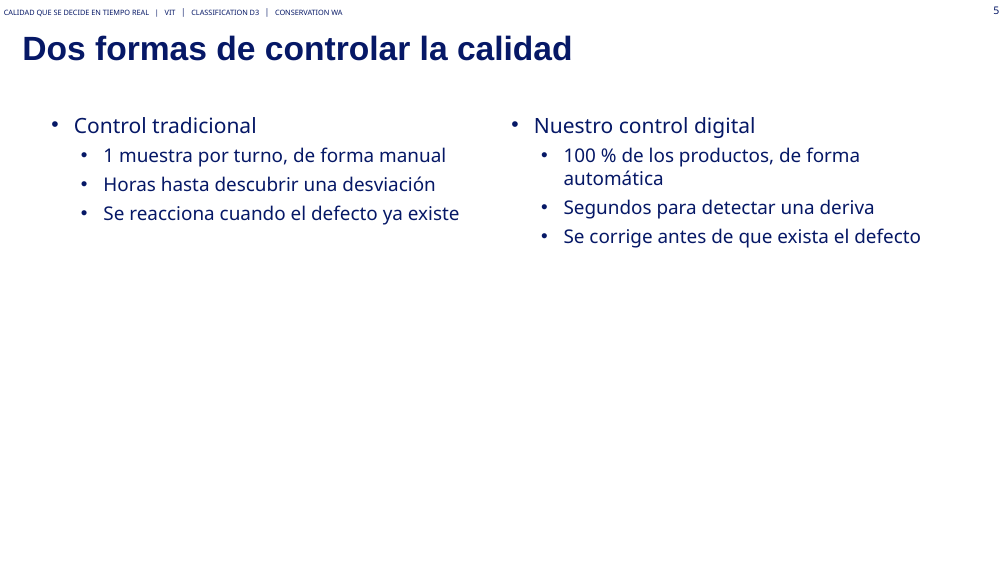
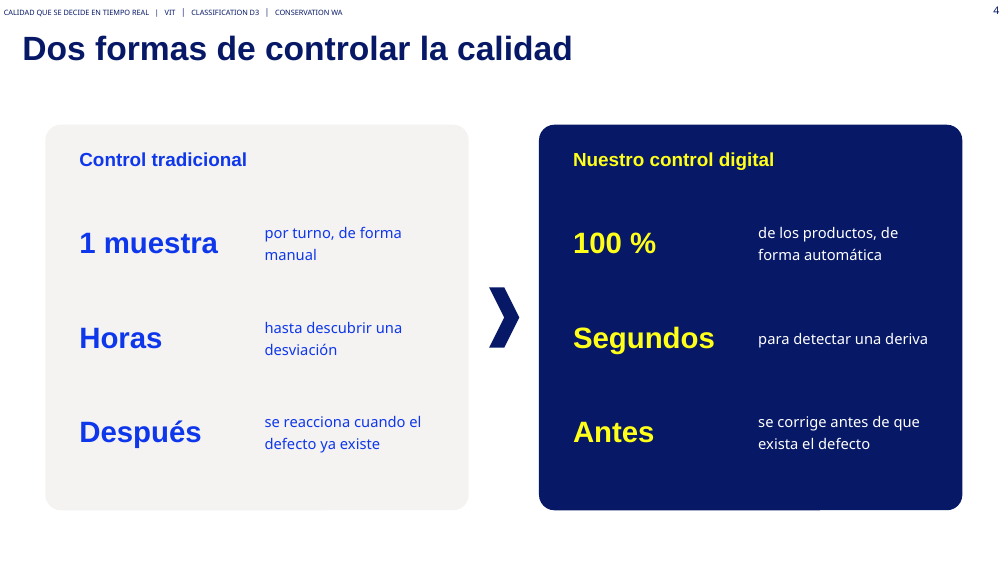
Before and after one commit to Asierenux/blank-app, a slide deck: slide 4 of presentaciones/Michelin_Hyundai_Fabricacion_Digital_ES_plantilla2026.pptx (slide 5 before the commit). Drawn at 1008x567 pixels with LibreOffice and Linux fonts; fonts in the diff are those of the drawing. Boxes give left, top, right and bottom in pixels: in the first picture for what was removed or moved away, otherwise in the second. Text is boxed around its words. In the diff, an @@ line names an element or a change of style, - is before the commit and + after.

```diff
--- a/presentaciones/Michelin_Hyundai_Fabricacion_Digital_ES_plantilla2026.pptx
+++ b/presentaciones/Michelin_Hyundai_Fabricacion_Digital_ES_plantilla2026.pptx
@@ page number at [993,6,999,14]: text changed @@
-5
+4
@@ text in rounded rectangle at [74,117,460,225]: text removed @@
-• Control tradicional
-  • 1 muestra por turno, de forma manual
-  • Horas hasta descubrir una desviación
-  • Se reacciona cuando el defecto ya existe
@@ text removed at [534,117,921,248] @@
-• Nuestro control digital
-  • 100 % de los productos, de forma automática
-  • Segundos para detectar una deriva
-  • Se corrige antes de que exista el defecto
@@ rounded rectangle: place and size @@
-rounded rectangle at [74,117,460,225]
+rounded rectangle at [45,125,469,510]
@@ rounded rectangle at [45,125,469,510]: fill none to #F5F3F1 @@
@@ rounded rectangle added at [539,125,963,510], fill #061866 @@
@@ text added at [79,152,247,166], 18 pt, text #0E37EB, bold @@
+Control tradicional
@@ text added at [573,152,775,170], 18 pt, text #FFFF1A, bold @@
+Nuestro control digital
@@ text added at [79,232,218,254], 28 pt, text #0E37EB, bold @@
+1 muestra
@@ text added at [265,226,402,260], 14 pt, text #0E37EB @@
+por turno, de forma manual
@@ text added at [573,232,622,254], 28 pt, text #FFFF1A, bold @@
+100 %
@@ text added at [758,226,898,260], 14 pt, text #FFFFFF @@
+de los productos, de forma automática
@@ chevron added at [489,287,520,348], fill #061866 @@
@@ text added at [79,327,162,349], 28 pt, text #0E37EB, bold @@
+Horas
@@ text added at [265,321,402,355], 14 pt, text #0E37EB @@
+hasta descubrir una desviación
@@ text added at [573,326,715,354], 28 pt, text #FFFF1A, bold @@
+Segundos
@@ text added at [758,332,928,348], 14 pt, text #FFFFFF @@
+para detectar una deriva
@@ text added at [265,415,421,453], 14 pt, text #0E37EB @@
+se reacciona cuando el defecto ya existe
@@ text added at [758,415,920,449], 14 pt, text #FFFFFF @@
+se corrige antes de que exista el defecto
@@ text added at [79,420,201,448], 28 pt, text #0E37EB, bold @@
+Después
@@ text added at [573,421,655,443], 28 pt, text #FFFF1A, bold @@
+Antes
```
Also in this commit, not shown: 25 other slides changed, 1 other file.
